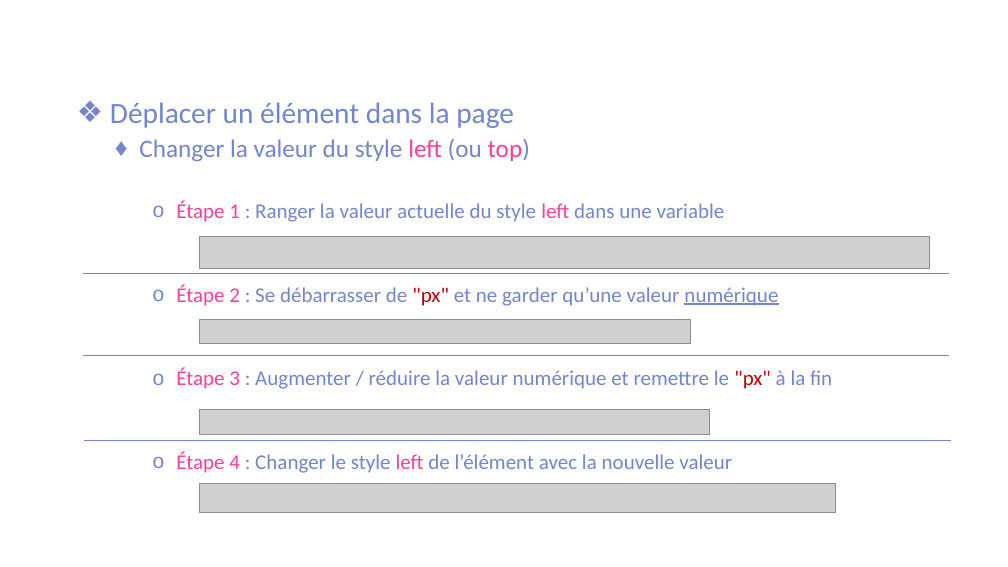
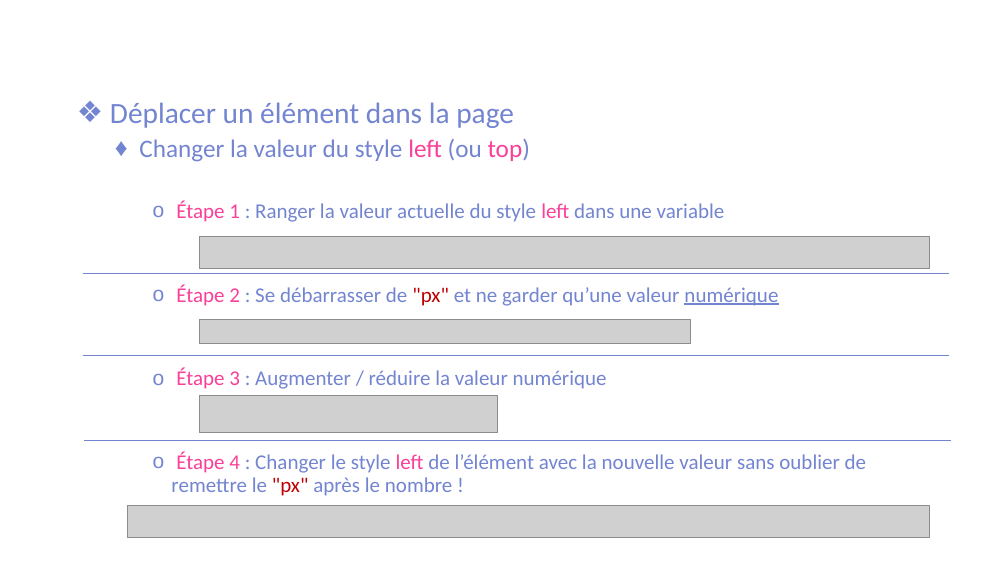
Before and after one commit to mathieudupont/A22-905, a slide deck: slide 28 of semaine_09/420905_semaine9.pptx. Drawn at 1008x567 pixels with LibreOffice and Linux fonts; fonts in the diff are those of the drawing; grey boxes stand for pictures; background and template pictures are left out. Boxes give left, top, right and bottom in pixels: in the first picture for what was removed or moved away, otherwise in the second. Text is boxed around its words. In the diff, an @@ line names an element or a change of style, - is before the commit and + after.

```diff
--- a/semaine_09/420905_semaine9.pptx
+++ b/semaine_09/420905_semaine9.pptx
@@ text at (x1=171, y1=368, x2=866, y2=496): text changed @@
-    o Étape 3 : Augmenter / réduire la valeur numérique et remettre le "px" à la fin
-    o Étape 4 : Changer le style left de l’élément avec la nouvelle valeur
+    o Étape 3 : Augmenter / réduire la valeur numérique
+    o Étape 4 : Changer le style left de l’élément avec la nouvelle valeur sans oublier de remettre le "px" après le nombre !
@@ picture removed at (x1=200, y1=410, x2=710, y2=435) @@
@@ picture added at (x1=200, y1=395, x2=498, y2=433) @@
@@ picture added at (x1=128, y1=505, x2=930, y2=538) @@
@@ picture removed at (x1=200, y1=483, x2=836, y2=513) @@
```
Also in this commit, not shown: 4 other slides changed, 2 other files.
